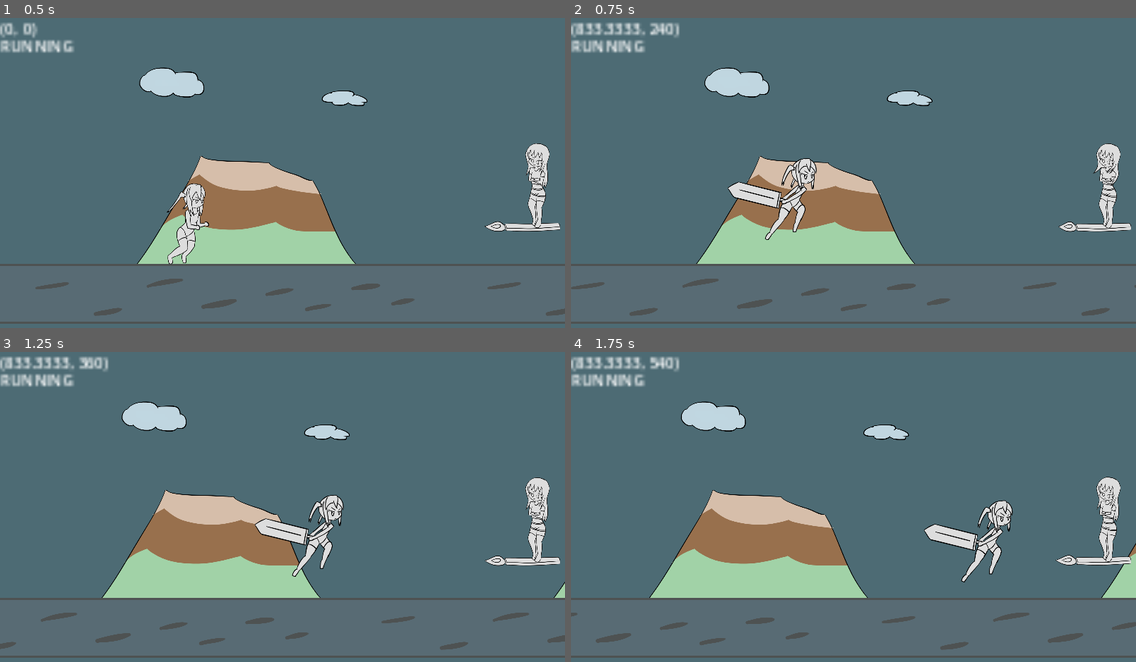
Above: before the commit, frames 1-4 (two rows, left to right).
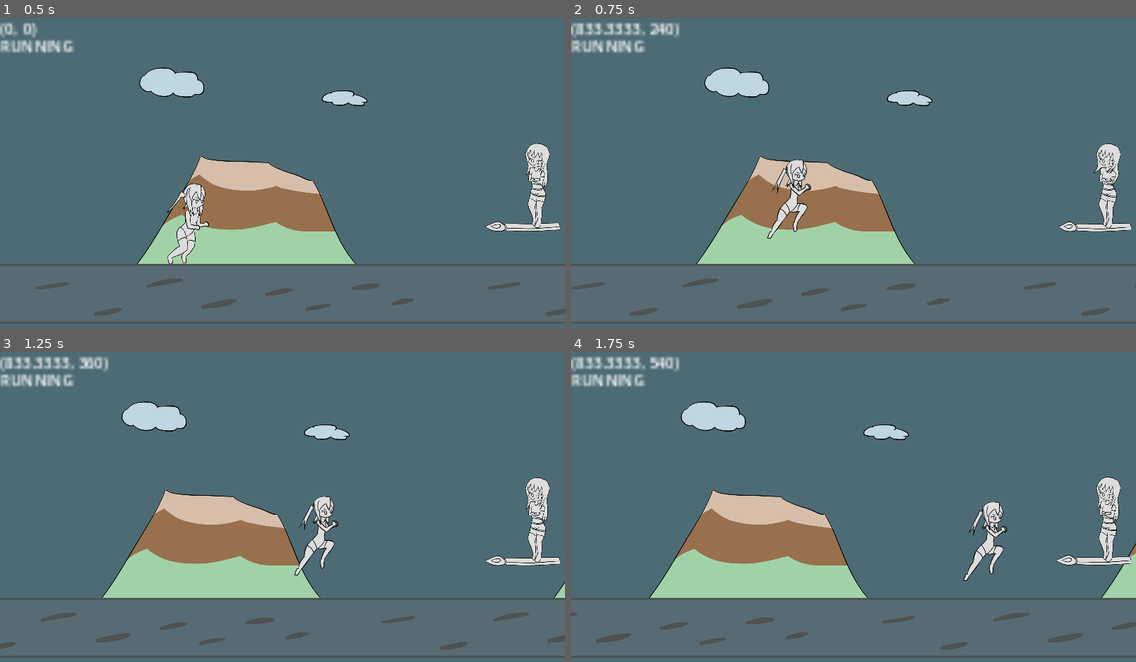
Above: after the commit, the same moments.

Repository: BeatMil/Animurun
Game: Godot game, scene res://scenes/forest.tscn
Same seed, same stepped clock (60 frames per second), same inputs: the game is played once before the commit and once after it.
Inputs:
- Up to frame 1 (0.5 s): no input
- Up to frame 2 (0.75 s): hold D (move_right) from 0.53 s (still down); tap Space (jump) at 0.6 s
- Up to frame 3 (1.25 s): keep holding D (move_right); tap Space (jump) at 0.77, 1.07 s
- Up to frame 4 (1.75 s): keep holding D (move_right); tap J (attack) at 1.35 s; tap Space (jump) at 1.52, 1.55 s

Frame 1 is identical in both runs. In frame 2, 1.2% of the frame differs, in the area x 27-44%, y 45-72%; in frame 3, 1.2%; in frame 4, 1.2%.

Commit message:
Add jump hands animation

Diff:
--- a/scenes/forest.tscn
+++ b/scenes/forest.tscn
@@ -22,6 +22,7 @@
 [ext_resource type="AudioStream" uid="uid://cpwu06ws2r1cl" path="res://media/sfx/hitHurt.wav" id="17_ghv7i"]
 [ext_resource type="AudioStream" uid="uid://b030i7g3mmmse" path="res://media/sfx/smol_jump.wav" id="18_snu5y"]
 [ext_resource type="Texture2D" uid="uid://dyjx2w2gd2jbp" path="res://media/sprites/sword_deflect.png" id="20_3pbpf"]
+[ext_resource type="Texture2D" uid="uid://kba1gj20m6bi" path="res://media/sprites/chiichan_jump_hand.png" id="21_he37d"]
 [ext_resource type="AudioStream" uid="uid://q2ijwyc88yom" path="res://media/sfx/sword_deflect.wav" id="21_ve0hw"]
 [ext_resource type="Script" path="res://scripts/wall.gd" id="22_e3h8j"]
 [ext_resource type="Texture2D" uid="uid://dcmn2cf0r3fq5" path="res://media/sprites/chiichan_run_hands.png" id="22_hulc3"]
@@ -745,7 +746,7 @@
 "times": PackedFloat32Array(0),
 "transitions": PackedFloat32Array(1),
 "update": 1,
-"values": [ExtResource("7_5vrbo")]
+"values": [ExtResource("21_he37d")]
 }
 tracks/4/type = "value"
 tracks/4/imported = false
Binary file added: Media/sprites/chiichan_jump_hand.png
Not shown, added: Media/sprites/chiichan_jump_hand.png.import
Not shown: 1 places in scenes/forest.tscn that only renumber resources
